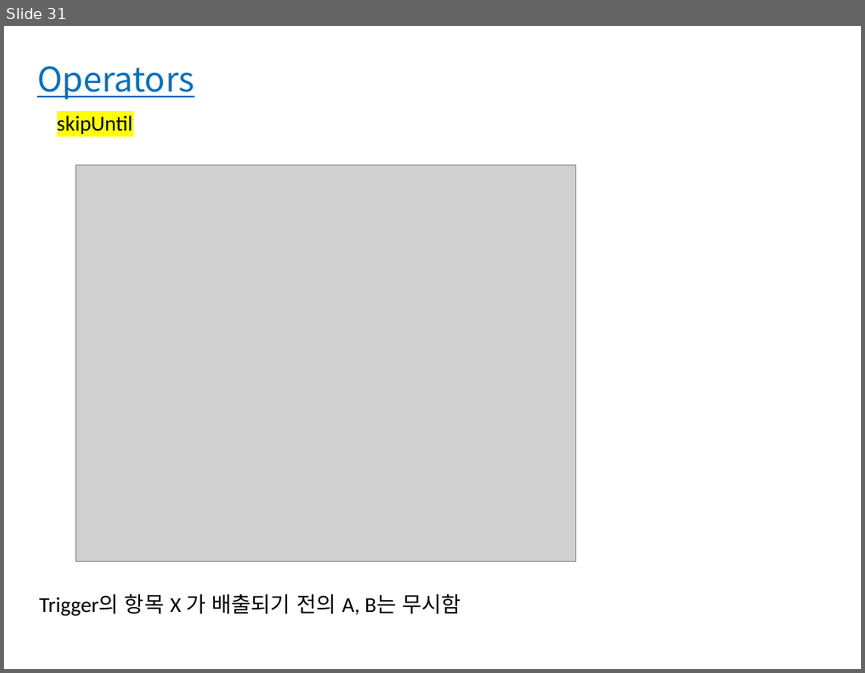
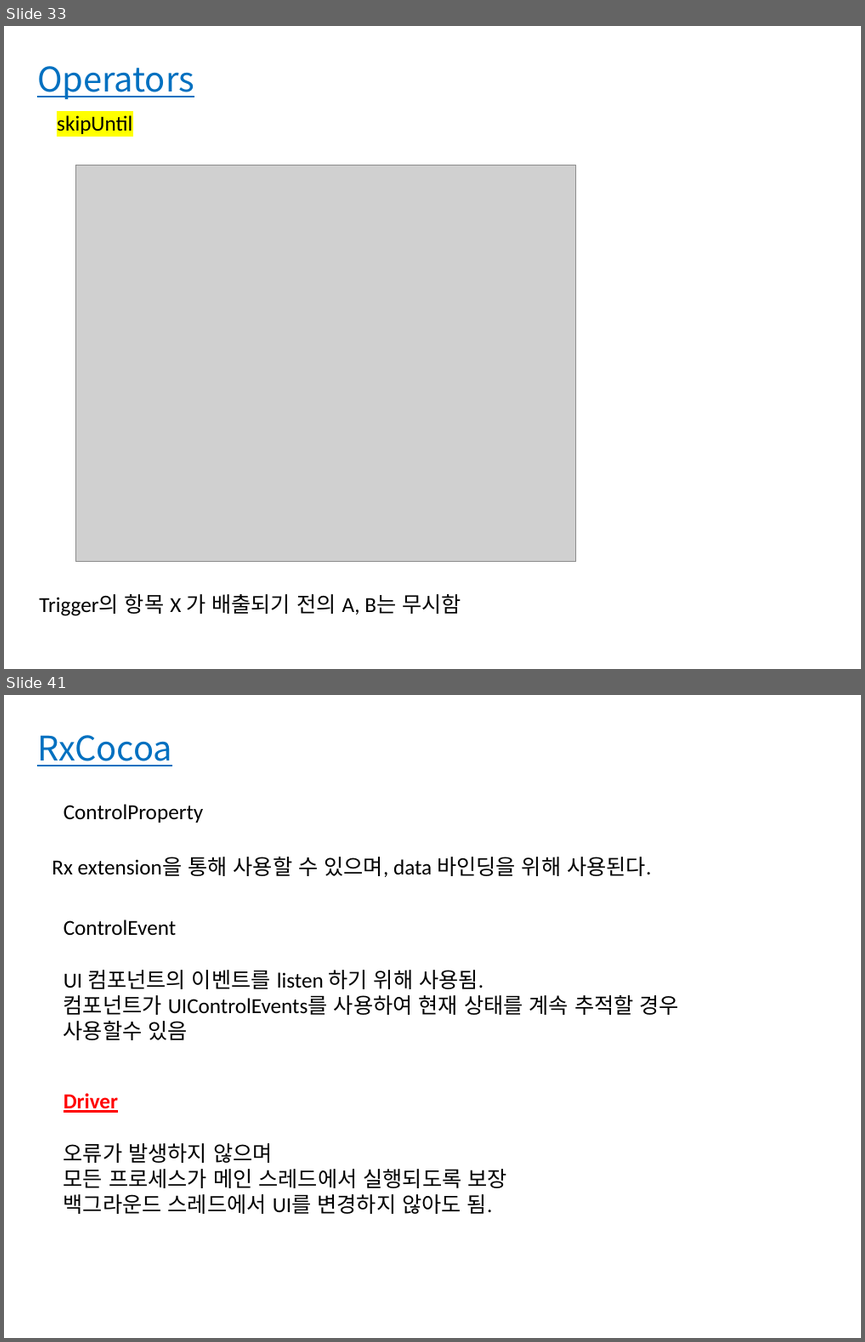
Before and after one commit to bbangbin97/RxSwift_Project, a slide deck: RxSwift.pptx. Shown one above the other, each under a label of ours: slide 31 before the commit, slides 33 and 41 after it; the slides between them are not shown. The pictures are 865x673 and 865x1342 pixels, drawn with LibreOffice and Linux fonts; fonts in the diff are those of the drawing; grey boxes stand for pictures. Boxes give left, top, right and bottom in pixels: in the first picture for what was removed or moved away, otherwise in the second. Text is boxed around its words. In the diff, an @@ line names an element or a change of style, - is before the commit and + after.

```diff
--- a/RxSwift.pptx
+++ b/RxSwift.pptx
@@ slide 41 added at box(4, 695, 861, 1338), background #FFFFFF @@
@@ text added at box(37, 735, 172, 766), 28.5 pt, text #0070C0, underline @@
+RxCocoa
@@ text added at box(64, 804, 204, 823), 18 pt, text #000000 @@
+ControlProperty
@@ text added at box(52, 857, 651, 877), 18 pt, text #000000 @@
+Rx extension을 통해 사용할 수 있으며, data 바인딩을 위해 사용된다.
@@ text added at box(64, 919, 176, 935), 18 pt, text #000000 @@
+ControlEvent
@@ text added at box(64, 970, 679, 1040), 18 pt, text #000000 @@
+UI 컴포넌트의 이벤트를 listen 하기 위해 사용됨.
+컴포넌트가 UIControlEvents를 사용하여 현재 상태를 계속 추적할 경우 사용할수 있음
@@ text added at box(64, 1093, 118, 1112), 18 pt, text #FF0000, bold, underline @@
+Driver
@@ text added at box(64, 1143, 507, 1213), 18 pt, text #000000 @@
+오류가 발생하지 않으며
+모든 프로세스가 메인 스레드에서 실행되도록 보장
+백그라운드 스레드에서 UI를 변경하지 않아도 됨.
@@ what was slide 31 is now slide 33 @@
```
Also in this commit, not shown: 1 slide changed, 12 other slides added.
